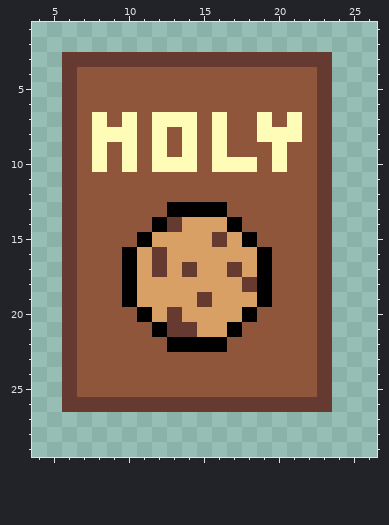
Edited in one commit: pixel-art file (beta/img/ase/upgrades/cible.ase). Above: the version before the commit.
32x32 pixels, 1 frame. Shown: x 4..26, y 1..29. The old version is drawn lined up with the new one.
The result:
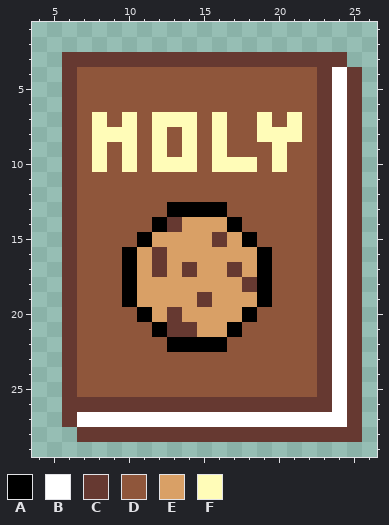
Palette (. is transparent): A #000000  B #ffffff  C #663931  D #8f563b  E #d9a066  F #fffcb8
Difference:
whole drawing moved by -1,-1 (the old picture is shown already moved)
y 3: x 24 . -> C
y 4..26: x 24..25 .. -> BC
y 27: x 6..25 .................... -> CBBBBBBBBBBBBBBBBBBC
y 28: x 7..25 ................... -> CCCCCCCCCCCCCCCCCCC
